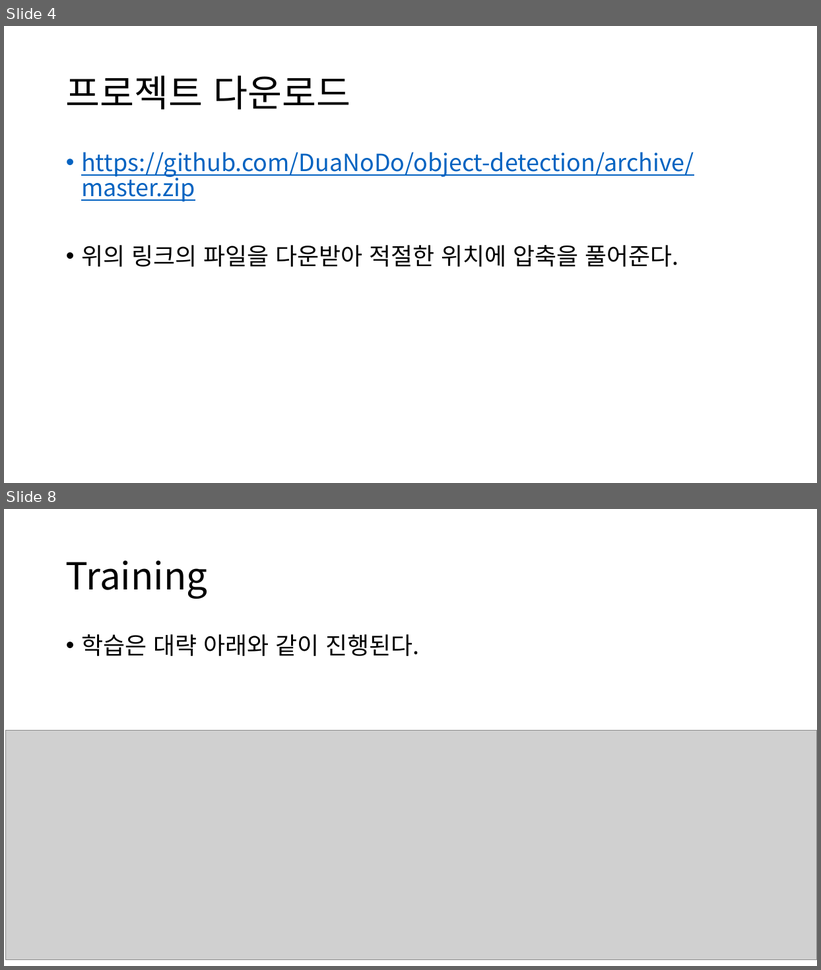
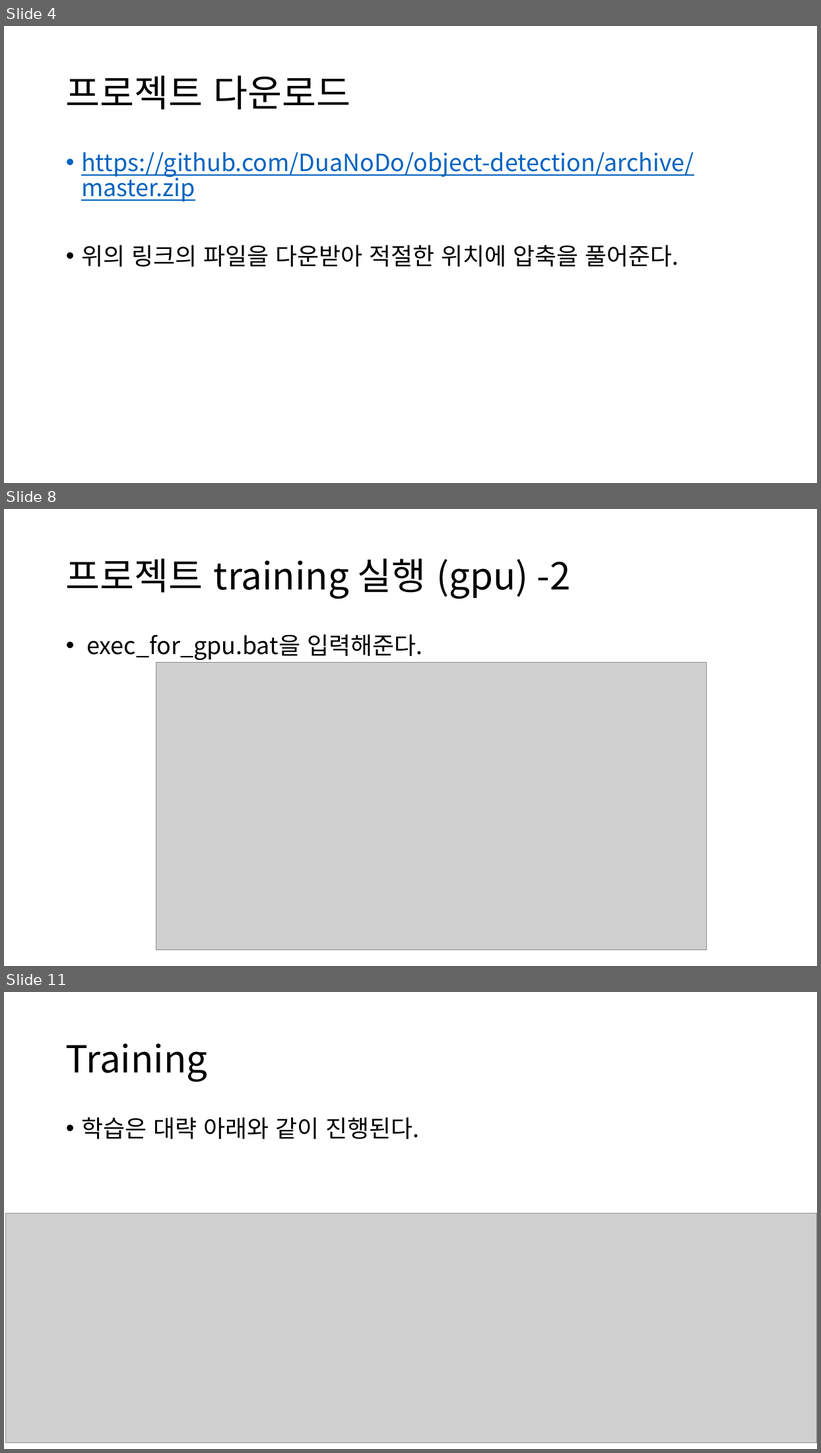
Before and after one commit to DuaNoDo/object-detection, a slide deck: 객체탐지.pptx. Shown one above the other, each under a label of ours: slides 4 and 8 before the commit, slides 4, 8 and 11 after it; the slides between them are not shown. The pictures are 821x970 and 821x1453 pixels, drawn with LibreOffice and Linux fonts; fonts in the diff are those of the drawing; grey boxes stand for pictures. Boxes give left, top, right and bottom in pixels: in the first picture for what was removed or moved away, otherwise in the second. Text is boxed around its words. In the diff, an @@ line names an element or a change of style, - is before the commit and + after.

```diff
--- a/객체탐지.pptx
+++ b/객체탐지.pptx
@@ slide 8 added at [4, 509, 817, 966], background #FFFFFF @@
@@ title added at [66, 559, 571, 599], 44 pt, text #000000 @@
+프로젝트 training 실행 (gpu) -2
@@ text added at [86, 634, 422, 660], 28 pt, text #000000 @@
+• exec_for_gpu.bat을 입력해준다.
@@ picture added at [156, 663, 707, 951] @@
@@ what was slide 8 is now slide 11 @@
```
Also in this commit, not shown: 3 slides changed, 2 other slides added, 2 other files.
